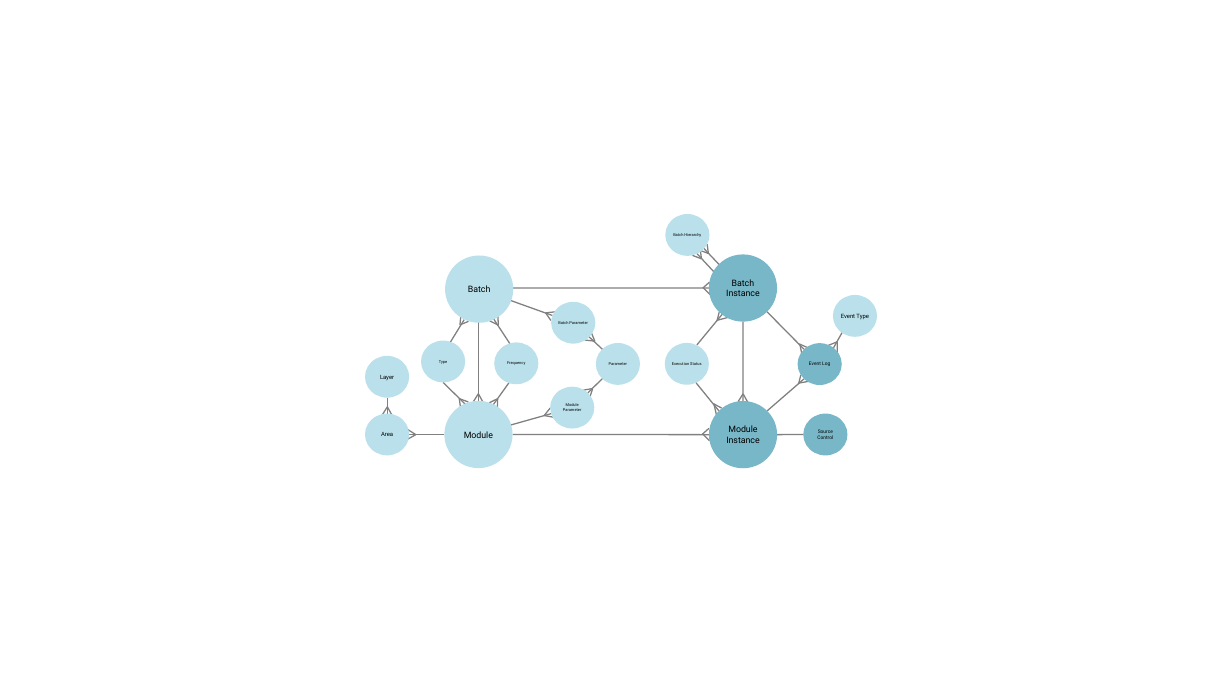
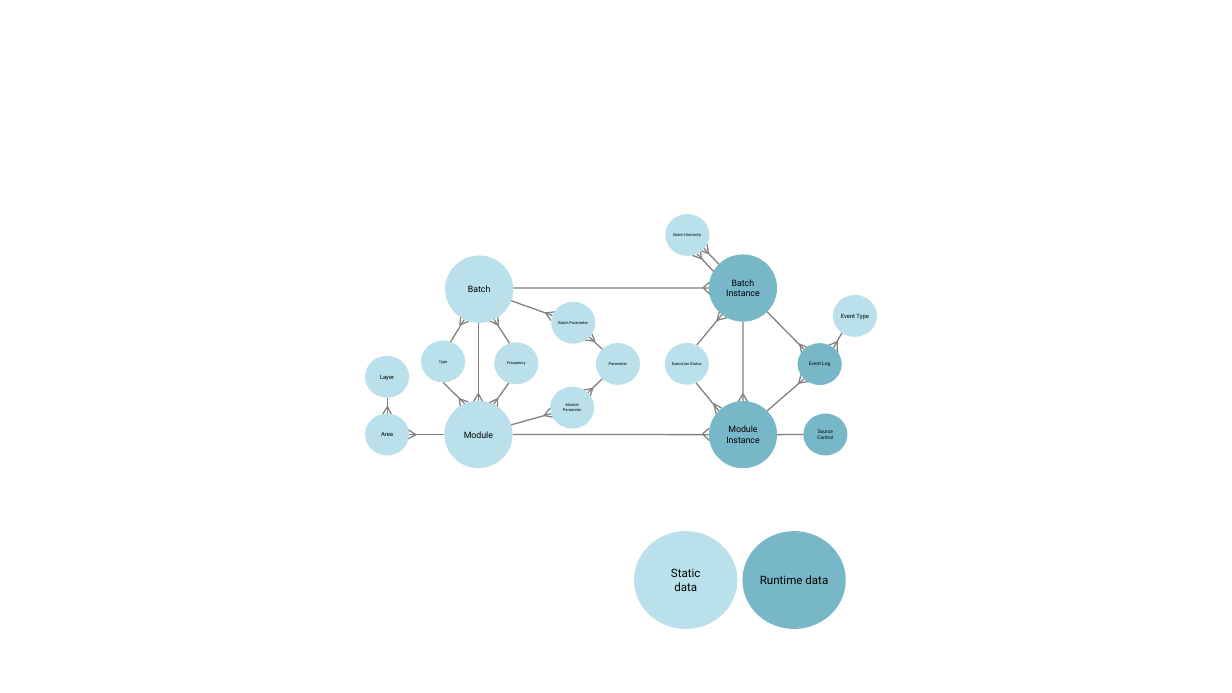
Before and after one commit to data-solution-automation-engine/DIRECT, a slide deck: slide 1 of Documentation/PowerPoint/Images.pptx. Drawn at 1232x693 pixels with LibreOffice and Linux fonts; fonts in the diff are those of the drawing. Boxes give left, top, right and bottom in pixels: in the first picture for what was removed or moved away, otherwise in the second. Text is boxed around its words. In the diff, an @@ line names an element or a change of style, - is before the commit and + after.

```diff
--- a/Documentation/PowerPoint/Images.pptx
+++ b/Documentation/PowerPoint/Images.pptx
@@ ellipse added at box(634, 531, 738, 629), fill #BAE1EB, 9 pt, text #000000 @@
+Static data
@@ ellipse added at box(743, 531, 847, 629), fill #77B7C8, 9 pt, text #000000 @@
+Runtime data
```
